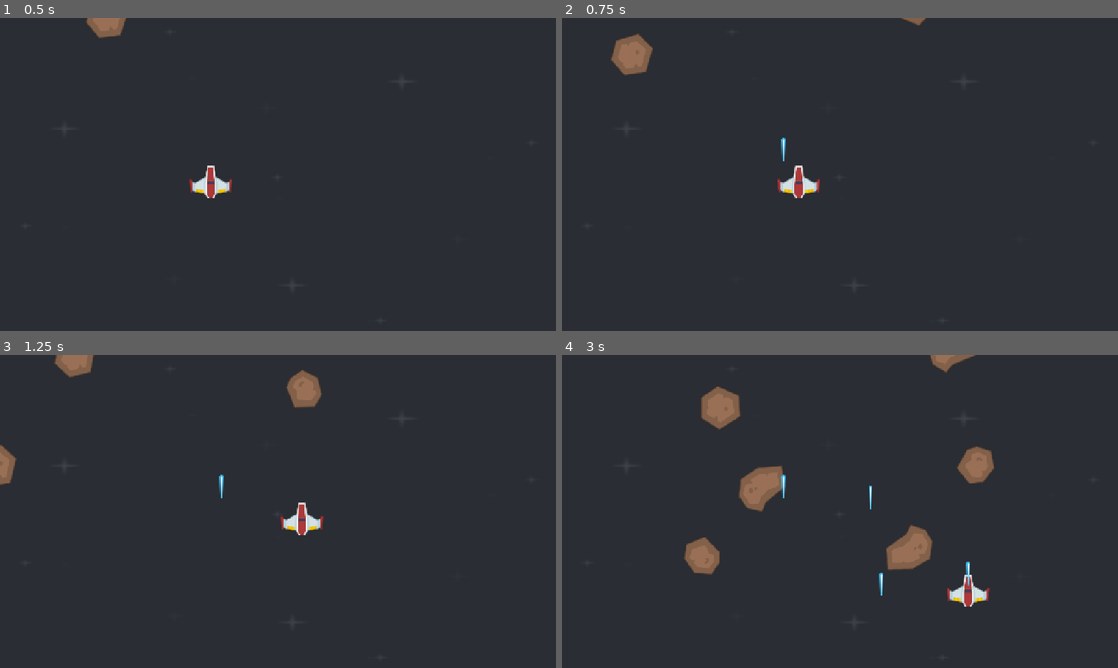
Above: before the commit, frames 1-4 (two rows, left to right).
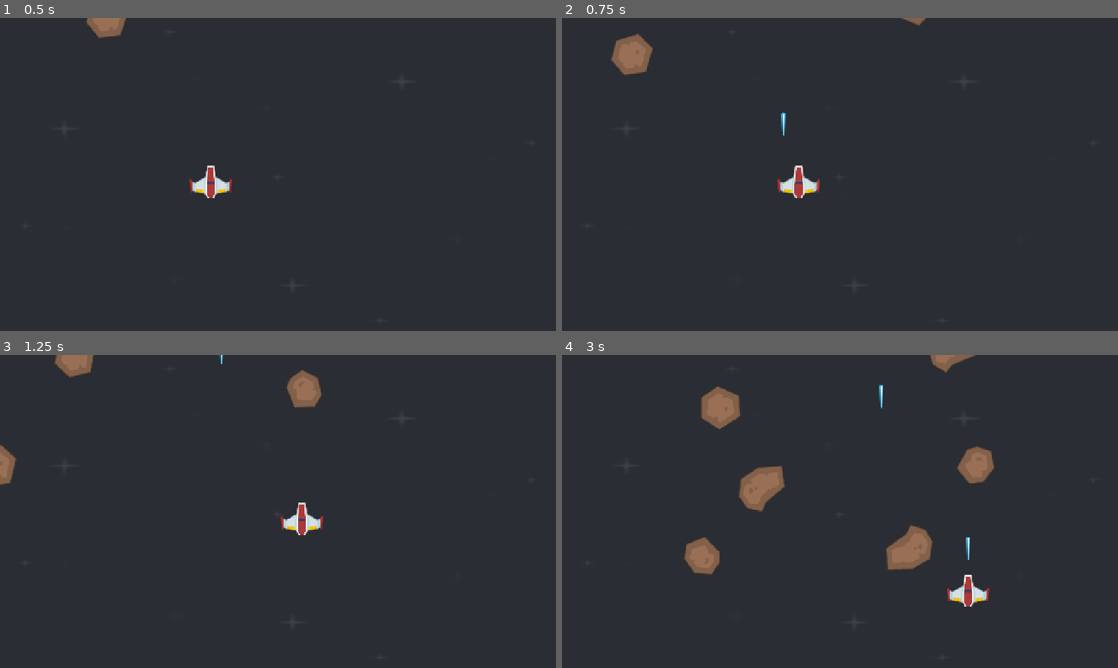
Above: after the commit, the same moments.

Repository: JulianNicholls/NetNinja-Godot-Tutorial
Game: Godot game, scene res://scenes/level.tscn
Two runs of this game, one before a commit and one after it. Both use one fixed random seed, a clock stepped at 60 frames per second and the inputs below.
Inputs:
- Up to frame 1 (0.5 s): no input
- Up to frame 2 (0.75 s): hold Right (right) from 0.53 s (still down); tap Space (shoot) at 0.6 s
- Up to frame 3 (1.25 s): keep holding Right (right)
- Up to frame 4 (3 s): release Right (right) at 1.28 s; hold Down (down) 1.28-2.03 s; tap Space (shoot) at 1.35, 2.1, 2.85 s; hold Right (right) 2.03-2.78 s; hold Up (up) from 2.78 s (still down)

Frame 1 is identical in both runs. In frame 2, 0.1% of the frame differs, in the area x 39-41%, y 30-46%; in frame 3, less than 0.1%; in frame 4, 0.3%, in the area x 39-74%, y 9-77%.

Commit message:
Pace and animate laser

Diff:
--- /dev/null
+++ b/scenes/laser.gd
@@ -0,0 +1,7 @@
+extends Area2D
+
+@export var speed = 500
+
+# Called every frame. 'delta' is the elapsed time since the previous frame.
+func _process(delta: float) -> void:
+	position.y -= speed * delta
--- a/scenes/laser.tscn
+++ b/scenes/laser.tscn
@@ -1,5 +1,6 @@
 [gd_scene format=3 uid="uid://h5awh74k7677"]
 
+[ext_resource type="Script" uid="uid://14fypwj36qgr" path="res://scenes/laser.gd" id="1_a7dhc"]
 [ext_resource type="Texture2D" uid="uid://ccrxfp78df142" path="res://assets/PNG/Lasers/laserBlue01.png" id="1_xmihv"]
 
 [sub_resource type="CapsuleShape2D" id="CapsuleShape2D_rgm4q"]
@@ -9,6 +10,7 @@
 [node name="Laser" type="Area2D" unique_id=93823501]
 collision_layer = 8
 collision_mask = 2
+script = ExtResource("1_a7dhc")
 
 [node name="LaserImage" type="Sprite2D" parent="." unique_id=1212502667]
 texture = ExtResource("1_xmihv")
--- a/scenes/player.gd
+++ b/scenes/player.gd
@@ -4,11 +4,15 @@
 
 signal laser(position: Vector2)
 
+var laserReady: bool = true
+
 # Called when the node enters the scene tree for the first time.
 func _ready() -> void:
 	#position = Vector2(100, 500)
 	pass
 
+func _on_laser_timer_ready() -> void:
+	laserReady = true
 
 # Called every frame. 'delta' is the elapsed time since the previous frame.
 func _process(delta: float) -> void:
@@ -17,5 +21,7 @@
 	move_and_slide()
 
 	# Shoot input
-	if Input.is_action_just_pressed('shoot'):
+	if laserReady and Input.is_action_just_pressed('shoot'):
+		laserReady = false
+		$LaserTimer.start(0.5)
 		laser.emit($LaserStartPos.global_position)
--- a/scenes/player.tscn
+++ b/scenes/player.tscn
@@ -15,3 +15,8 @@
 
 [node name="LaserStartPos" type="Marker2D" parent="." unique_id=1712984876]
 position = Vector2(0, -74)
+
+[node name="LaserTimer" type="Timer" parent="." unique_id=1503034396]
+one_shot = true
+
+[connection signal="timeout" from="LaserTimer" to="." method="_on_laser_timer_ready"]
Not shown, added: scenes/laser.gd.uid
